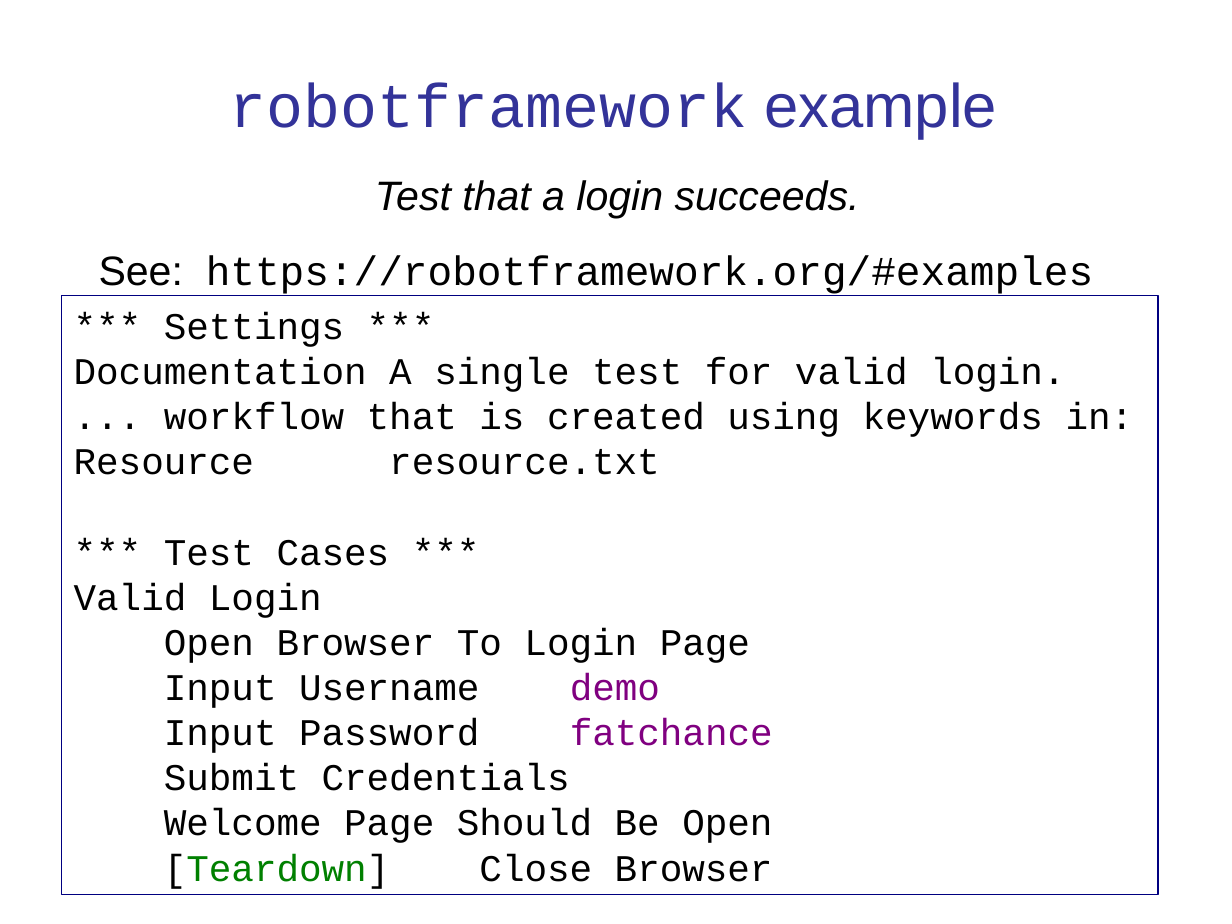
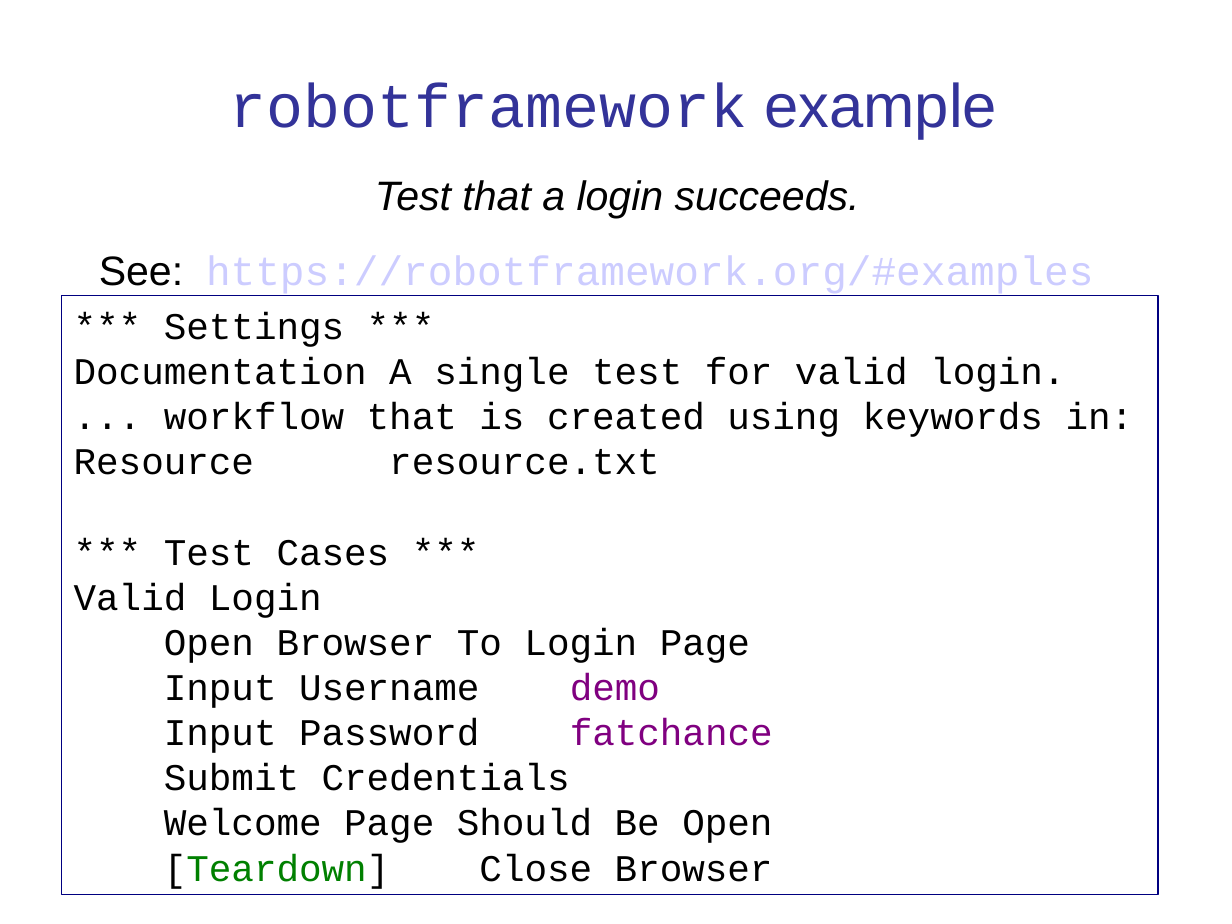
Before and after one commit to cpske/ISP, a slide deck: slide 27 of testing/WebTesting.ppt. Drawn at 1232x924 pixels with LibreOffice and Linux fonts; fonts in the diff are those of the drawing. Boxes give left, top, right and bottom in pixels: in the first picture for what was removed or moved away, otherwise in the second. Text is boxed around its words. In the diff, an @@ line names an element or a change of style, - is before the commit and + after.

```diff
--- a/testing/WebTesting.ppt
+++ b/testing/WebTesting.ppt
@@ text at (99,256,1093,296): text colour #000000 to #CCCCFF in "https://robotframework.org/#examples" @@
```
Also in this commit, not shown: 7 other slides changed, 5 other files.
